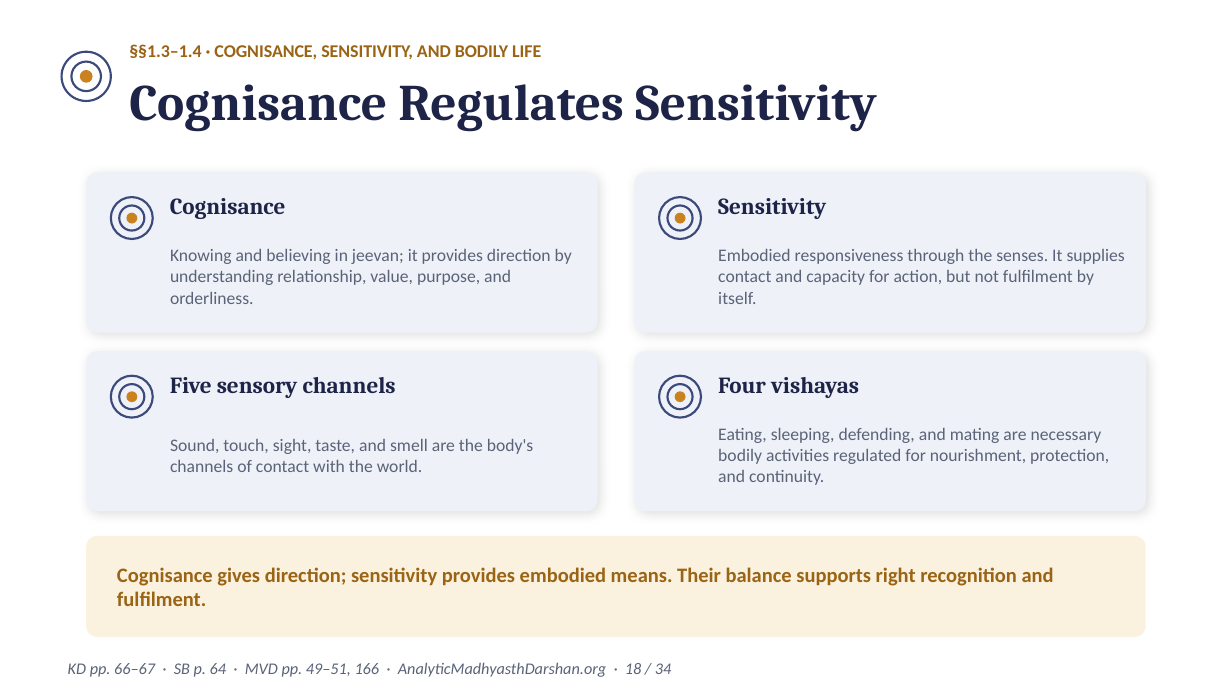
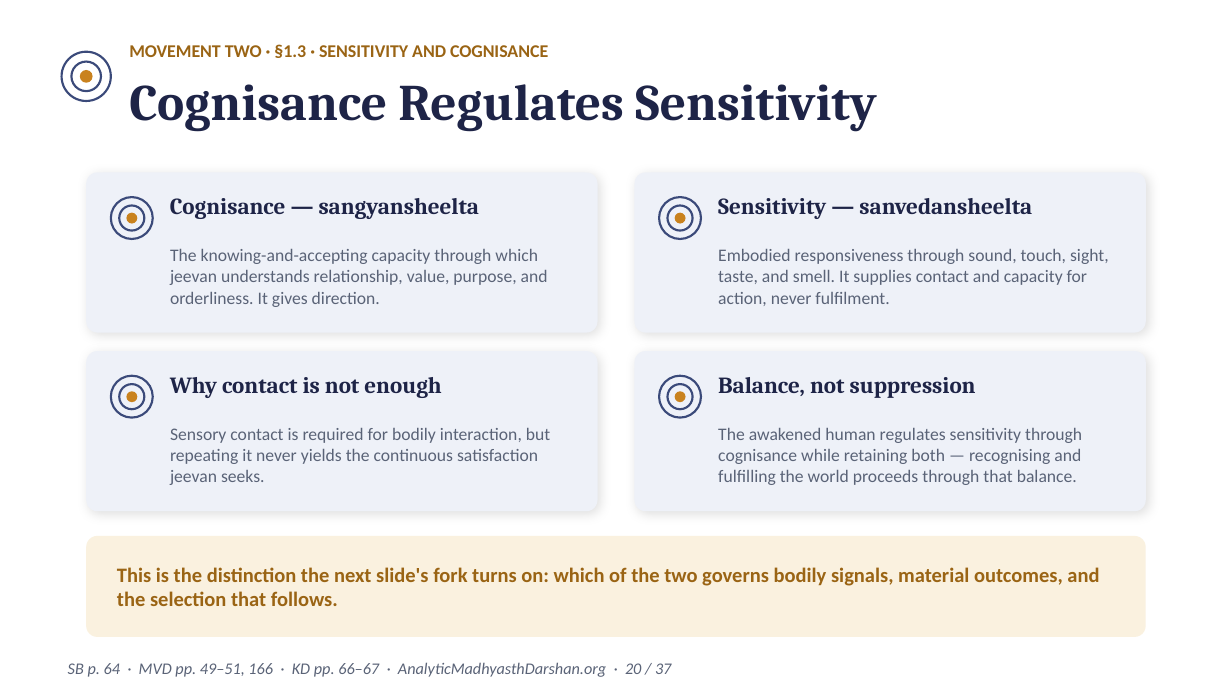
Before and after one commit to raghavamohan/AnalyticMadhyasthDarshan, a slide deck: slide 20 of Studies/The-Epistemology-of-Coexistence/The-Epistemology-of-Coexistence-Madhyasth-Darshan.pptx (slide 18 before the commit). Drawn at 1232x693 pixels with LibreOffice and Linux fonts; fonts in the diff are those of the drawing. Boxes give left, top, right and bottom in pixels: in the first picture for what was removed or moved away, otherwise in the second. Text is boxed around its words. In the diff, an @@ line names an element or a change of style, - is before the commit and + after.

```diff
--- a/Studies/The-Epistemology-of-Coexistence/The-Epistemology-of-Coexistence-Madhyasth-Darshan.pptx
+++ b/Studies/The-Epistemology-of-Coexistence/The-Epistemology-of-Coexistence-Madhyasth-Darshan.pptx
@@ text at bbox=[129, 44, 548, 58]: text changed @@
-§§1.3–1.4 · COGNISANCE, SENSITIVITY, AND BODILY LIFE
+MOVEMENT TWO · §1.3 · SENSITIVITY AND COGNISANCE
@@ text at bbox=[170, 198, 480, 219]: text changed @@
-Cognisance
+Cognisance — sangyansheelta
@@ text at bbox=[718, 198, 1032, 219]: text changed @@
-Sensitivity
+Sensitivity — sanvedansheelta
@@ text at bbox=[170, 249, 548, 307]: text changed @@
-Knowing and believing in jeevan; it provides direction by understanding relationship, value, purpose, and orderliness.
+The knowing-and-accepting capacity through which jeevan understands relationship, value, purpose, and orderliness. It gives direction.
@@ text at bbox=[718, 249, 1109, 306]: text changed @@
-Embodied responsiveness through the senses. It supplies contact and capacity for action, but not fulfilment by itself.
+Embodied responsiveness through sound, touch, sight, taste, and smell. It supplies contact and capacity for action, never fulfilment.
@@ text at bbox=[170, 377, 441, 398]: text changed @@
-Five sensory channels
+Why contact is not enough
@@ text at bbox=[718, 377, 976, 398]: text changed @@
-Four vishayas
+Balance, not suppression
@@ text at bbox=[170, 428, 550, 485]: text changed @@
-Sound, touch, sight, taste, and smell are the body's channels of contact with the world.
+Sensory contact is required for bodily interaction, but repeating it never yields the continuous satisfaction jeevan seeks.
@@ text at bbox=[718, 428, 1082, 485]: text changed @@
-Eating, sleeping, defending, and mating are necessary bodily activities regulated for nourishment, protection, and continuity.
+The awakened human regulates sensitivity through cognisance while retaining both — recognising and fulfilling the world proceeds through that balance.
@@ text at bbox=[117, 567, 1099, 606]: text changed @@
-Cognisance gives direction; sensitivity provides embodied means. Their balance supports right recognition and fulfilment.
+This is the distinction the next slide's fork turns on: which of the two governs bodily signals, material outcomes, and the selection that follows.
@@ text at bbox=[68, 662, 671, 677]: text changed @@
-KD pp. 66–67 · SB p. 64 · MVD pp. 49–51, 166 · AnalyticMadhyasthDarshan.org · 18 / 34
+SB p. 64 · MVD pp. 49–51, 166 · KD pp. 66–67 · AnalyticMadhyasthDarshan.org · 20 / 37
```
Also in this commit, not shown: 31 other slides changed, 5 slides added, 2 slides removed.
